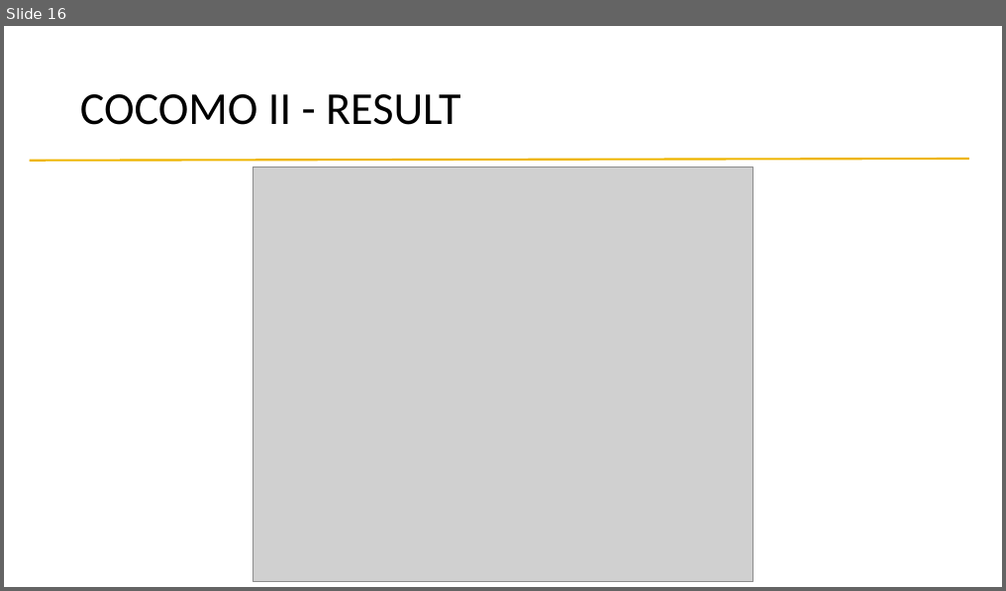
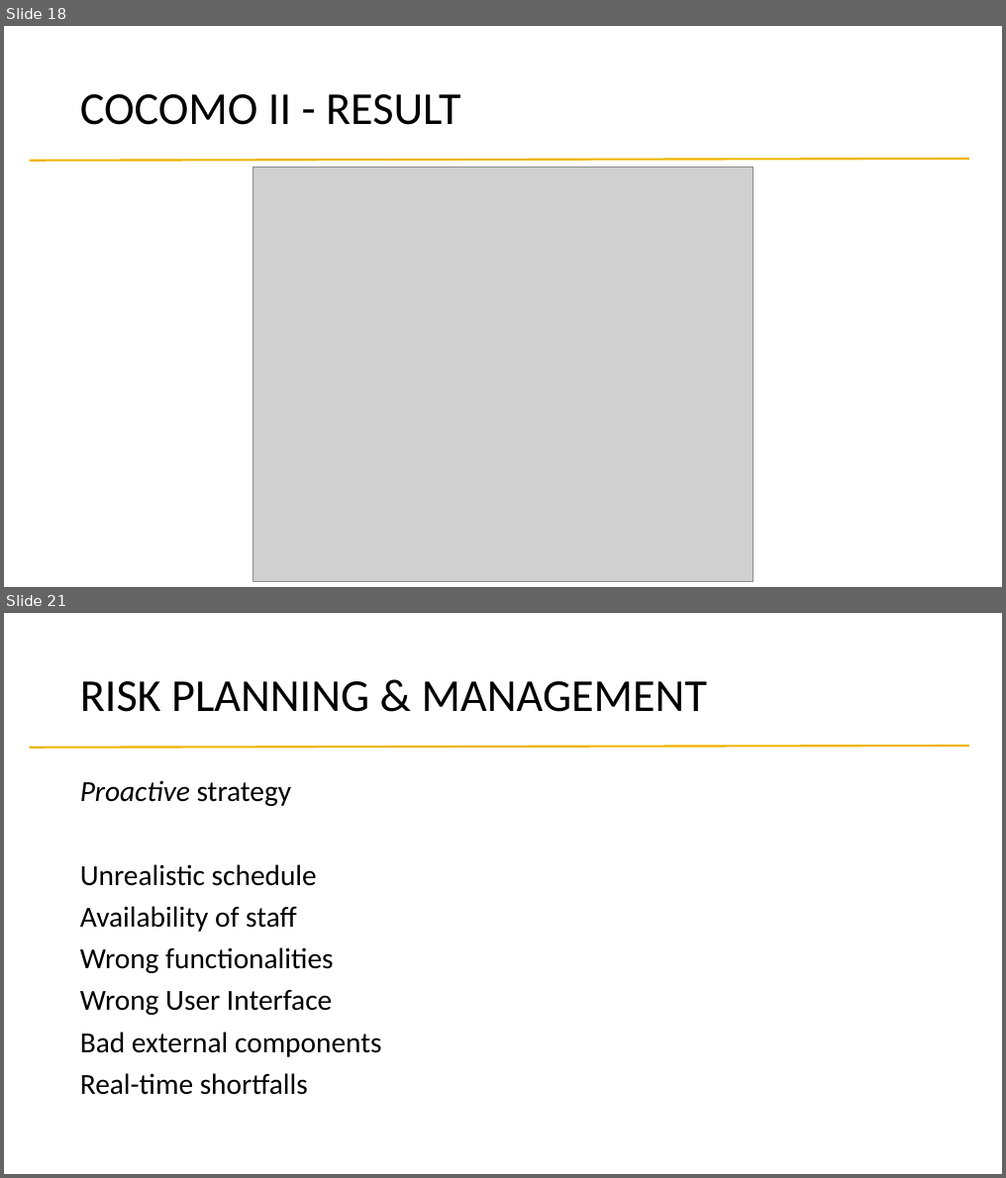
Before and after one commit to alessandrobaldassari/se2-polimi-baldassari-bendin-giarola, a slide deck: Final Presentation/Presentation.pptx. Shown one above the other, each under a label of ours: slide 16 before the commit, slides 18 and 21 after it; the slides between them are not shown. The pictures are 1006x591 and 1006x1178 pixels, drawn with LibreOffice and Linux fonts; fonts in the diff are those of the drawing; grey boxes stand for pictures. Boxes give left, top, right and bottom in pixels: in the first picture for what was removed or moved away, otherwise in the second. Text is boxed around its words. In the diff, an @@ line names an element or a change of style, - is before the commit and + after.

```diff
--- a/Final Presentation/Presentation.pptx
+++ b/Final Presentation/Presentation.pptx
@@ slide 21 added at (x1=4, y1=613, x2=1002, y2=1174), background #FFFFFF; not listed: 1 template element that a slide beside it also shows @@
@@ title added at (x1=80, y1=681, x2=707, y2=712), 44 pt, text #000000 @@
+RISK PLANNING & MANAGEMENT
@@ text added at (x1=80, y1=780, x2=382, y2=1095), 28 pt, text #000000 @@
+Proactive strategy
+Unrealistic schedule
+Availability of staff
+Wrong functionalities
+Wrong User Interface
+Bad external components
+Real-time shortfalls
@@ what was slide 16 is now slide 18 @@
```
Also in this commit, not shown: 5 slides changed, 6 other slides added, 1 slide removed.
